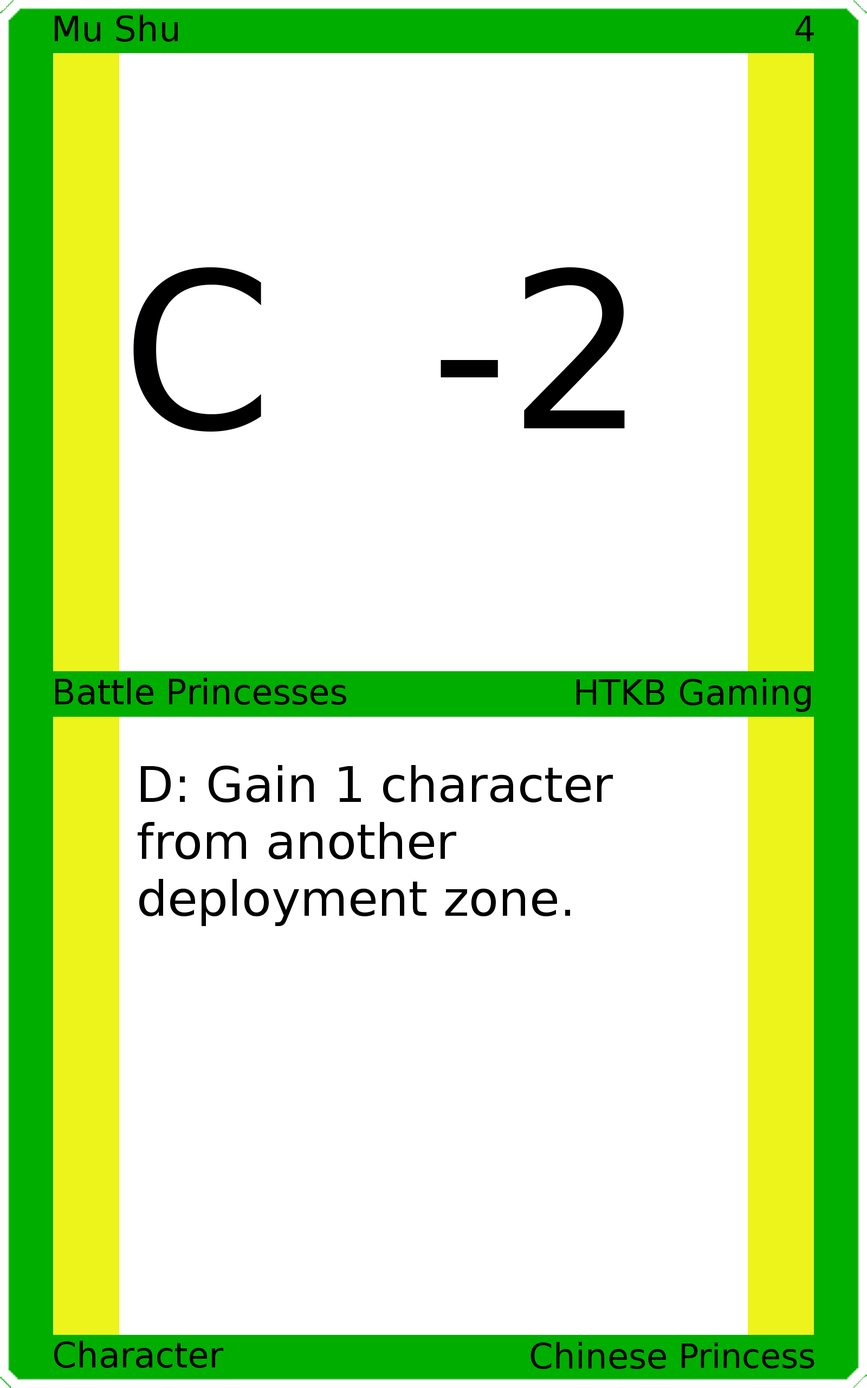
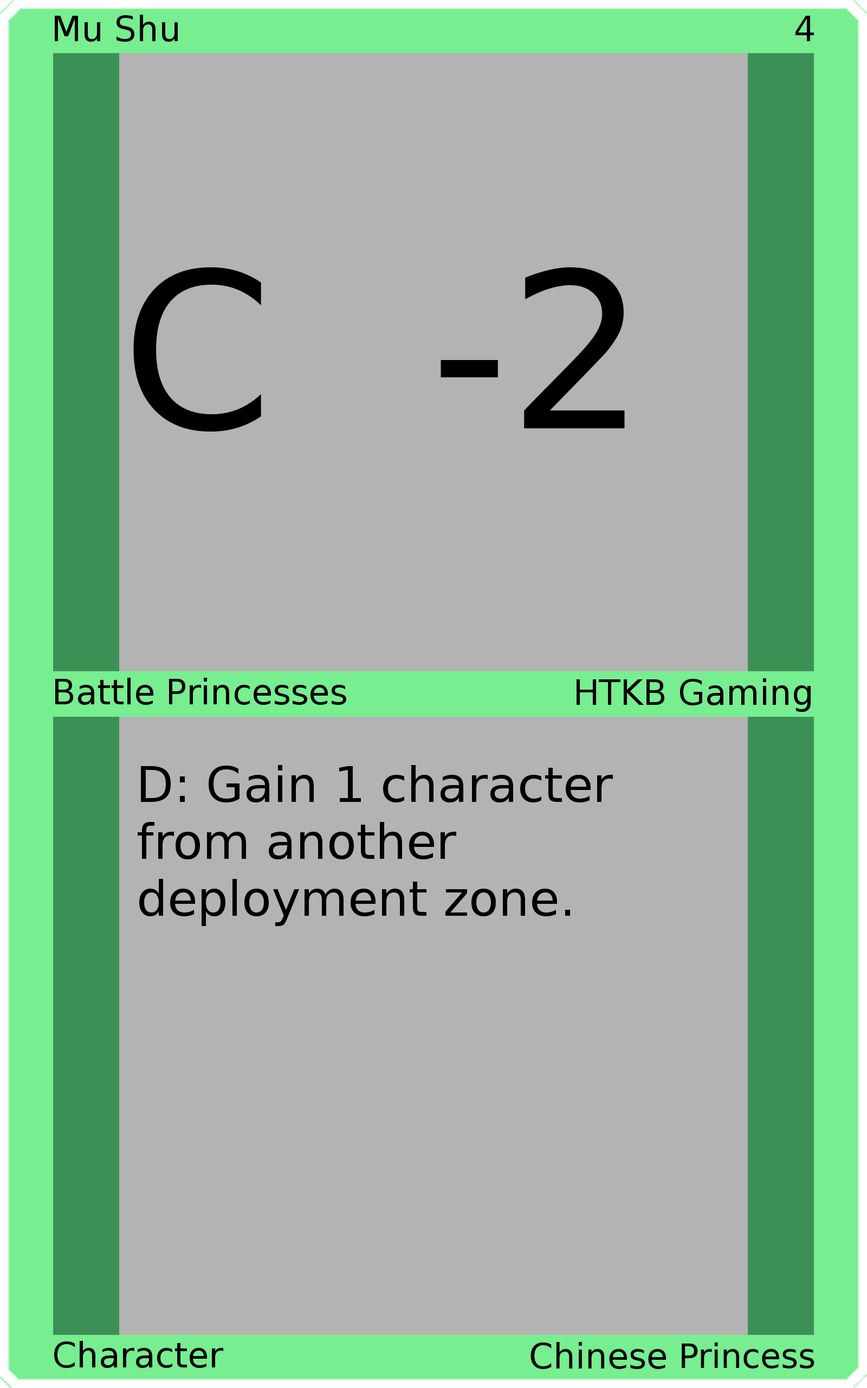
Layer changes from the first 867×1388 image to the second:
painted on "Border" over [0, 0, 867, 1388]
painted on "Top Background" over [119, 52, 748, 673]
painted on "Bottom Background" over [119, 715, 748, 1336]
painted on "Background" over [35, 35, 832, 1352]
